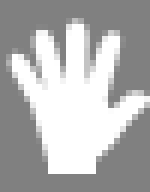
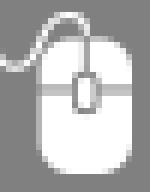
Layers edited between the first and the second 150px x 192px image:
added layer "mouse" above "hand" over box(0, 12, 132, 174)
hid "hand" over box(6, 18, 150, 174)
